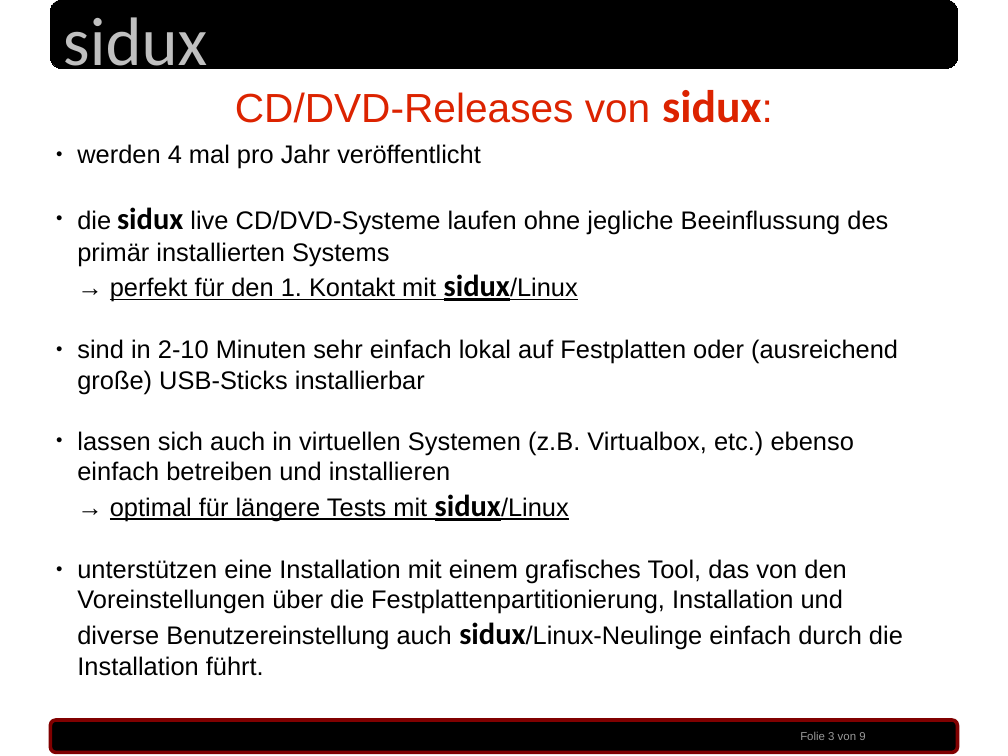
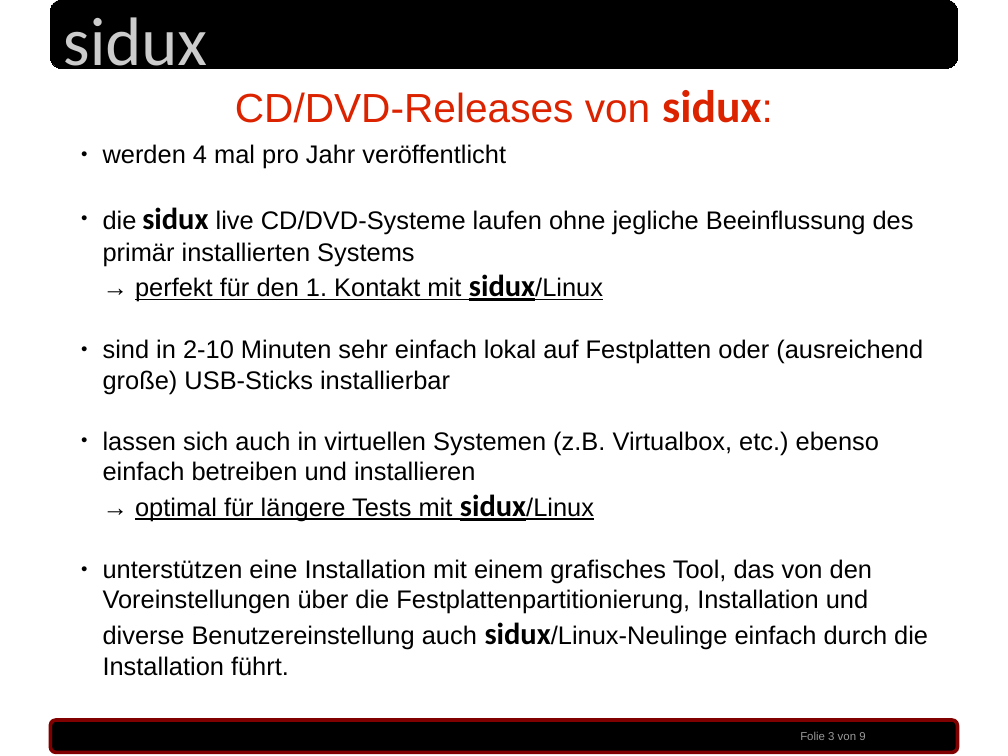
Before and after one commit to sidux-ev/praesentation, a slide deck: slide 3 of bin/sigint2010_koeln.odp. Drawn at 1008x756 pixels with LibreOffice and Linux fonts; fonts in the diff are those of the drawing; background and template pictures are left out. Boxes give left, top, right and bottom in pixels: in the first picture for what was removed or moved away, otherwise in the second. Text is boxed around its words. In the diff, an @@ line names an element or a change of style, - is before the commit and + after.

```diff
--- a/bin/sigint2010_koeln.odp
+++ b/bin/sigint2010_koeln.odp
@@ text "werden 4 mal pro Jahr ...": place and size @@
-text "werden 4 mal pro Jahr ..." at (77,144,903,676)
+text "werden 4 mal pro Jahr ..." at (103,144,928,676)
```
Also in this commit, not shown: 8 other slides changed.
